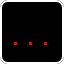
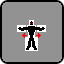
Layer changes from the first w=64, h=64 image to the second:
hid "Next Agent" over 12, 40, 49, 47
added layer "CorruptAgent" above "Corrupt Active" over 17, 20, 46, 51
hid "Active" over 0, 0, 64, 64
showed "Deactivated" over 0, 0, 64, 64
hid "Background" over 0, 0, 64, 64
